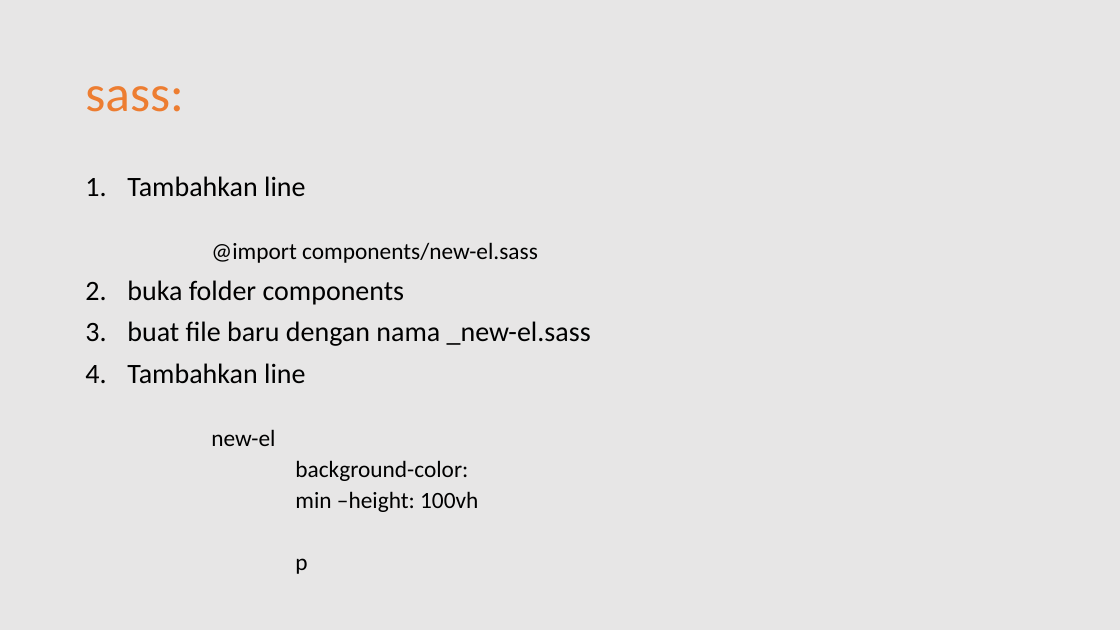
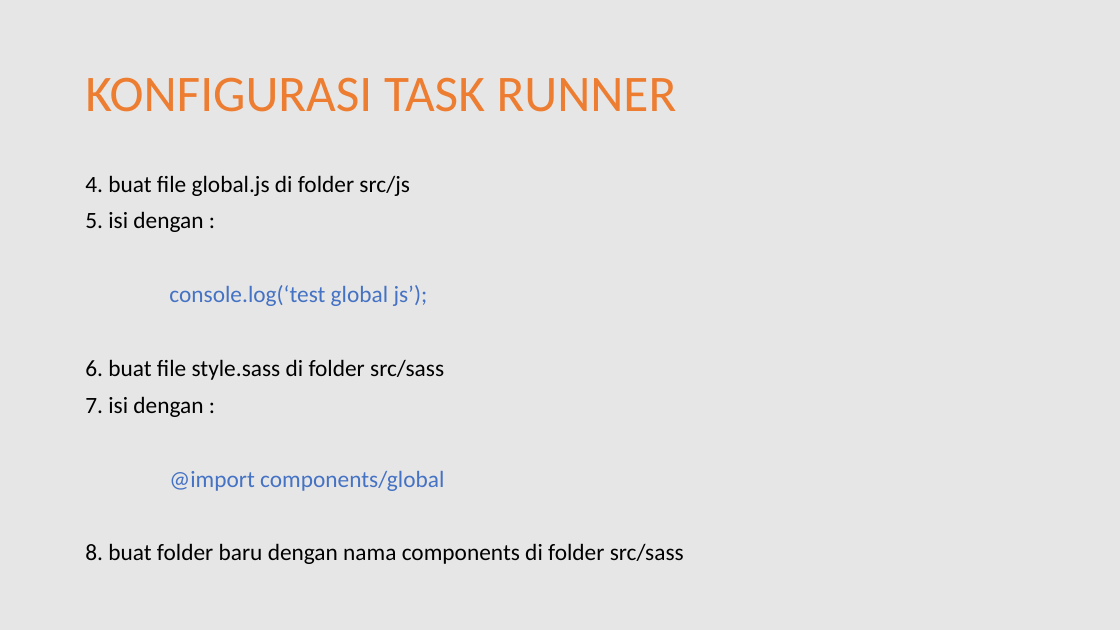
Before and after one commit to MalangFrontend/ongis-frontend-1, a slide deck: slide 52 of doc/presentasi-materi-01.pptx (slide 8 before the commit). Drawn at 1120x630 pixels with LibreOffice and Linux fonts; fonts in the diff are those of the drawing. Boxes give left, top, right and bottom in pixels: in the first picture for what was removed or moved away, otherwise in the second. Text is boxed around its words. In the diff, an @@ line names an element or a change of style, - is before the commit and + after.

```diff
--- a/doc/presentasi-materi-01.pptx
+++ b/doc/presentasi-materi-01.pptx
@@ title at (x1=85, y1=77, x2=677, y2=112): text changed @@
-sass:
+KONFIGURASI TASK RUNNER
@@ text at (x1=85, y1=175, x2=684, y2=564): text changed; size 24 to 20 pt @@
-1. Tambahkan line
-  @import components/new-el.sass
-2. buka folder components
-3. buat file baru dengan nama _new-el.sass
-4. Tambahkan line
-  new-el
-  background-color:
-  min –height: 100vh
-  p
+4. buat file global.js di folder src/js
+5. isi dengan :
+console.log(‘test global js’);
+6. buat file style.sass di folder src/sass
+7. isi dengan :
+@import components/global
+8. buat folder baru dengan nama components di folder src/sass
```
Also in this commit, not shown: 5 other slides changed, 46 slides added, 5 other files.
